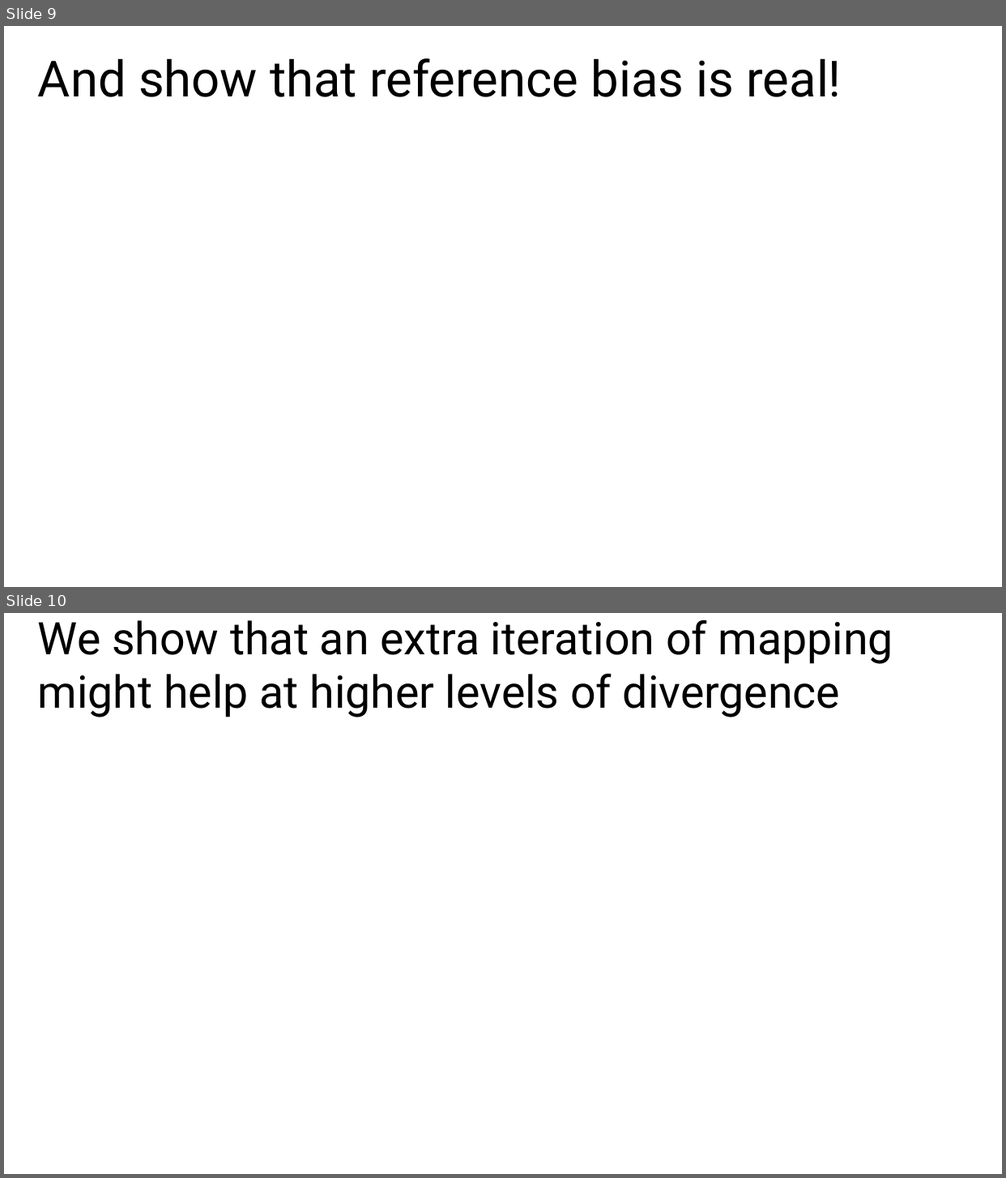
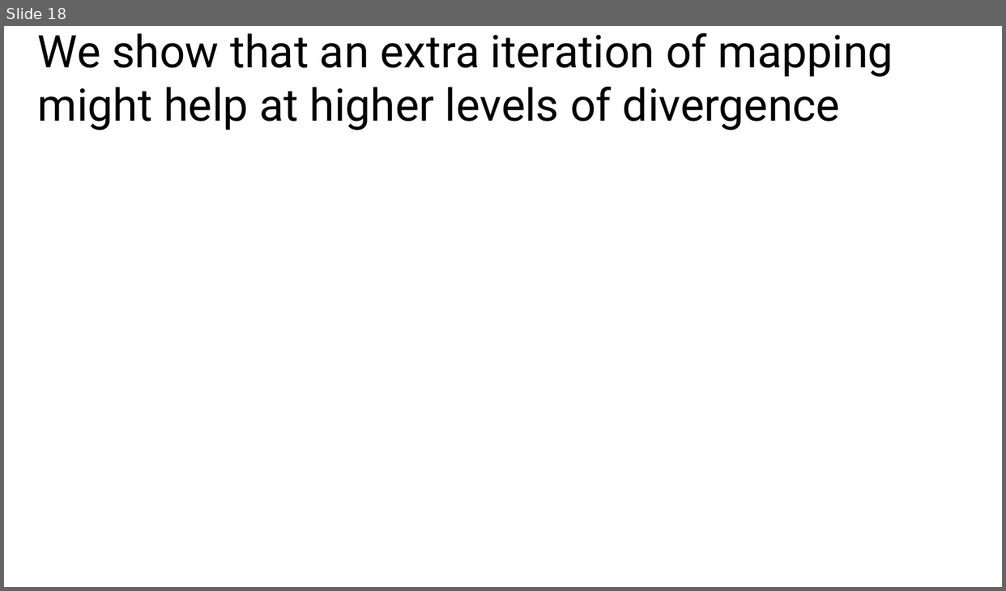
Before and after one commit to harvardinformatics/Mapping-simulations, a slide deck: evolution/Gregg-Thomas-2023-Evolution-notes.pptx. Shown one above the other, each under a label of ours: slides 9 and 10 before the commit, slide 18 after it. The pictures are 1006x1178 and 1006x591 pixels, drawn with LibreOffice and Linux fonts; fonts in the diff are those of the drawing. Boxes give left, top, right and bottom in pixels: in the first picture for what was removed or moved away, otherwise in the second. Text is boxed around its words. In the diff, an @@ line names an element or a change of style, - is before the commit and + after.

```diff
--- a/evolution/Gregg-Thomas-2023-Evolution-notes.pptx
+++ b/evolution/Gregg-Thomas-2023-Evolution-notes.pptx
@@ slide 9 removed at (x1=4, y1=26, x2=1002, y2=587), background #FFFFFF @@
@@ title removed at (x1=38, y1=58, x2=842, y2=97) @@
-And show that reference bias is real!
@@ what was slide 10 is now slide 18 @@
```
Also in this commit, not shown: 1 slide changed, 9 slides added, 15 other files.
